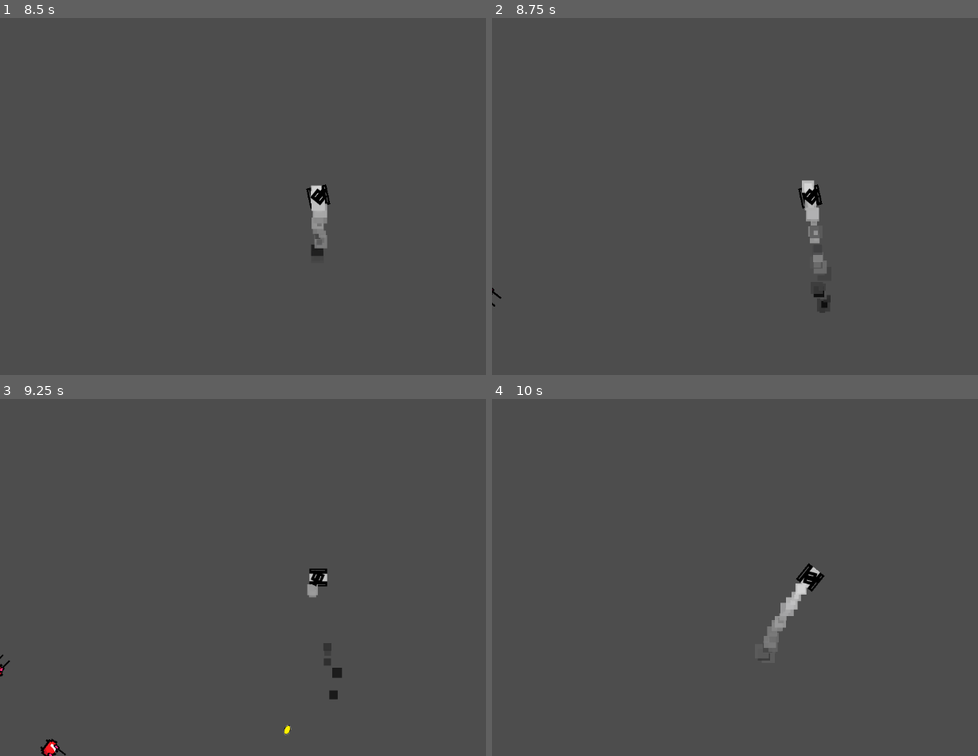
Above: before the commit, frames 1-4 (two rows, left to right).
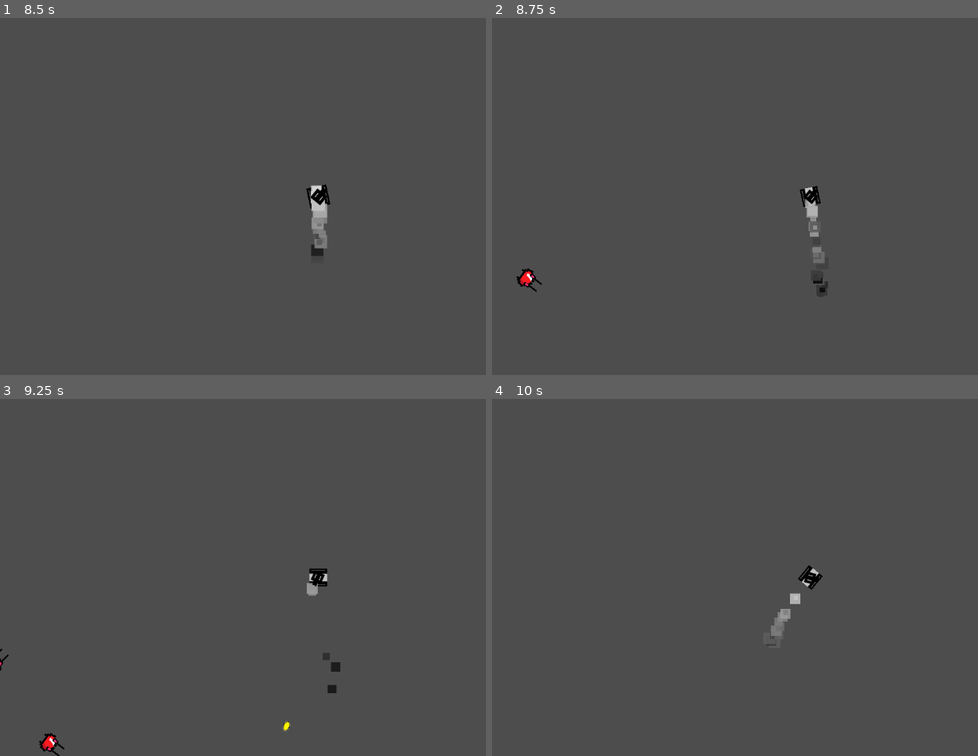
Above: after the commit, the same moments.

Repository: TheCrusty/Biotank-demake
Game: Godot game, scene res://levels/test_level.tscn
The game is run twice, just before and just after one commit, with the same random seed, the same clock (stepped at 60 frames per second) and the same inputs.
Inputs (mouse positions are in pixels of both pictures, inside the frame that each line leads up to):
- Up to frame 1 (8.5 s): move the mouse to (456, 178) at 0.52 s; hold D (Rotate_Right) 0.53-1.28 s; hold Shift (Boost) 0.53-1.28 s; move the mouse to (189, 214) at 1.27 s; hold S (Reverse) 1.28-2.03 s; tap Shift (Boost) at 1.35, 2.85, 4.55, 5.85, 7.35 s; move the mouse to (383, 117) at 2.02 s; hold D (Rotate_Right) 2.03-2.78 s; hold Shift (Boost) 2.03-2.78 s; tap Space (Shoot) at 2.1, 4.35, 6.6 s; move the mouse to (286, 267) at 2.77 s; hold W (Forward) 2.78-3.53 s; move the mouse to (outside the picture) at 3.52 s; hold Shift (Boost) 3.53-4.28 s; hold A (Rotate_Left) 3.53-5.03 s; move the mouse to (126, 142) at 4.27 s; move the mouse to (349, 196) at 5.02 s; hold S (Reverse) 5.03-5.78 s; hold Shift (Boost) 5.03-5.78 s; move the mouse to (223, 107) at 5.77 s; hold D (Rotate_Right) 5.78-6.53 s; move the mouse to (456, 178) at 6.52 s; hold W (Forward) 6.53-7.28 s; hold Shift (Boost) 6.53-7.28 s; move the mouse to (189, 214) at 7.27 s; hold D (Rotate_Right) 7.28-8.03 s; move the mouse to (383, 117) at 8.02 s; hold S (Reverse) from 8.03 s (still down); hold Shift (Boost) from 8.03 s (still down)
- Up to frame 2 (8.75 s): keep holding S (Reverse); keep holding Shift (Boost)
- Up to frame 3 (9.25 s): move the mouse to (286, 648) at 8.77 s; release S (Reverse) at 8.78 s; release Shift (Boost) at 8.78 s; hold A (Rotate_Left) from 8.78 s (still down); tap Space (Shoot) at 8.85 s; tap Shift (Boost) at 9.05 s
- Up to frame 4 (10 s): move the mouse to (outside the picture) at 9.52 s; release A (Rotate_Left) at 9.53 s; hold W (Forward) from 9.53 s (still down); hold Shift (Boost) from 9.53 s (still down)

Frame 1 is identical in both runs. In frame 2, 0.7% of the frame differs, in the area x 0-70%, y 45-83%; in frame 3, 0.5%; in frame 4, 0.5%.

Commit message:
added a cost and regain to charge attack.

Diff:
--- a/levels/player.gd
+++ b/levels/player.gd
@@ -3,7 +3,9 @@
 @export var max_speed = 14450.0
 @export var damper = 0.015
 @export var rotation_speed = 3
-
+@export var boost_depletion_rate = 2000
+@export var total_boost_amount = 3000
+var current_boost_amount = 3000
 var engine_power = 800
 var boost_power = 400
 var current_boost = 0
@@ -12,24 +14,30 @@
 var projectile = preload("res://levels/projectile.tscn")
 var rotation_direction = 0
 var max_zoom = 1.15
+var boosting = false
 
 
 func _on_ready():
 	$BoostParticles.emitting = false
 
-func get_input():
-	if Input.is_action_pressed("Boost"):
+func get_input(delta):
+	if Input.is_action_pressed("Boost") and current_boost_amount > 0:
 		current_boost = boost_power
+		boosting = true
+		current_boost_amount -= (boost_depletion_rate/2) * delta
 		$BoostParticles.emitting = true
 		if $Camera2D.zoom.y < max_zoom:
 			$Camera2D.zoom.y += 0.008
 			$Camera2D.zoom.x += 0.008
-
 	else:
+		boosting = false
+		if current_boost_amount < total_boost_amount:
+			current_boost_amount += (boost_depletion_rate/4) * delta
 		current_boost = 0
 		$BoostParticles.emitting = false
 		$Camera2D.zoom.y = 1
 		$Camera2D.zoom.x = 1
+	print(current_boost_amount)
 
 	if Input.is_action_just_pressed("Shoot"):
 		var projectile_instance = projectile.instantiate()
@@ -41,14 +49,16 @@
 		if Input.is_action_pressed("Forward") or Input.is_action_pressed("Reverse"):
 			acceleration = transform.x * (engine_power + current_boost) * Input.get_axis("Forward", "Reverse")
 
+
 func _physics_process(delta):
 	acceleration = Vector2.ZERO
-	get_input()
+	get_input(delta)
 	apply_friction()
 	velocity += acceleration * delta
 	rotation += rotation_direction * rotation_speed * delta
 	$TankTopPivot.look_at(get_global_mouse_position())
 	move_and_slide()
+
 
 func apply_friction():
 	#fully stops at low speeds
